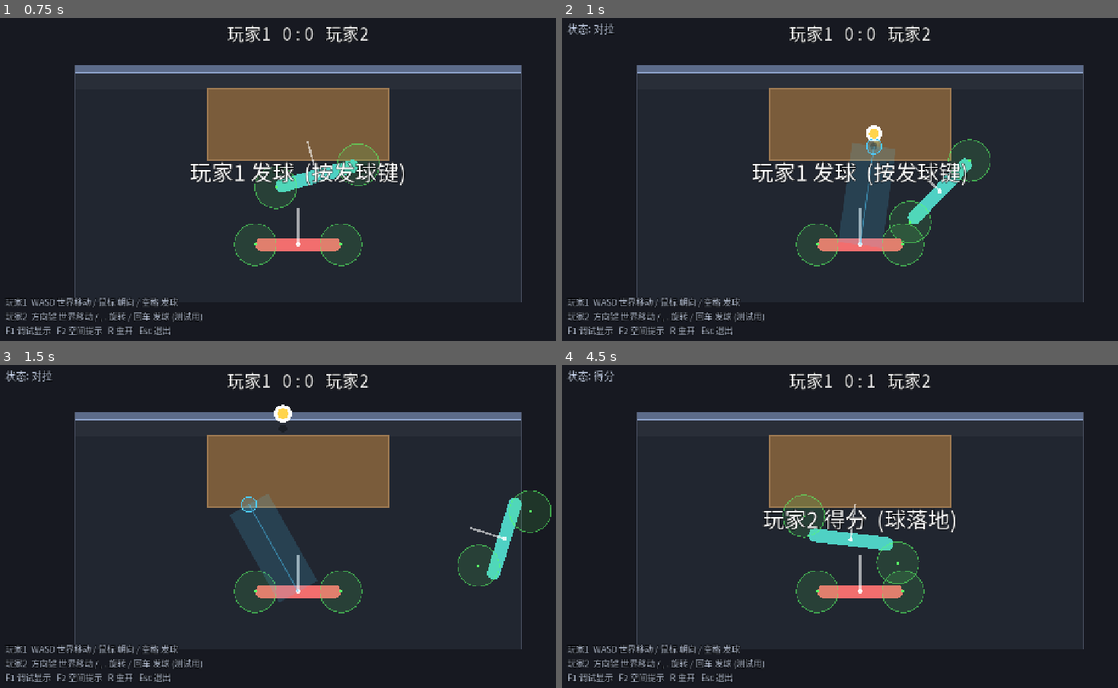
Above: before the commit, frames 1-4 (two rows, left to right).
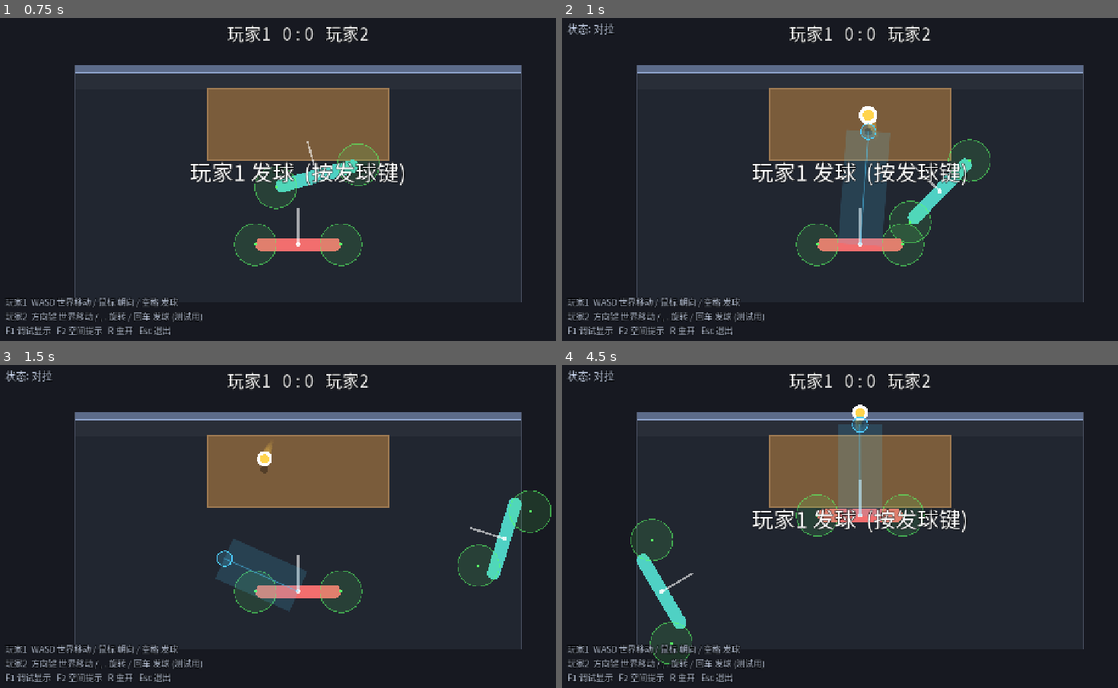
Above: after the commit, the same moments.

Repository: shuperidou/BMA-Arena
Game: Godot game, scene res://scenes/Main.tscn
The game is run twice, just before and just after one commit, with the same random seed, the same clock (stepped at 60 frames per second) and the same inputs.
Inputs (mouse positions are in pixels of both pictures, inside the frame that each line leads up to):
- Up to frame 1 (0.75 s): tap Enter at 0.5, 0.6 s; move the mouse to (433, 166) at 0.52 s; hold D from 0.53 s (still down); click (433, 166) at 0.67 s
- Up to frame 2 (1 s): keep holding D; tap Space at 0.77 s
- Up to frame 3 (1.5 s): release D at 1.25 s; drag from (177, 549) to (266, 597) at 1.27 s
- Up to frame 4 (4.5 s): move the mouse to (923, 455) at 2.02 s; hold D 2.03-2.75 s; tap 1 at 2.1 s; drag from (828, 597) to (678, 478) at 2.77 s; move the mouse to (1040, 581) at 3.52 s; hold A 3.53-4.25 s; tap R at 3.6 s; tap Space at 3.77 s; drag from (678, 478) to (767, 445) at 4.27 s

Frame 1 is identical in both runs. In frame 2, 1.0% of the frame differs, in the area x 49-60%, y 27-72%; in frame 3, 3.1%; in frame 4, 9.5%, in the area x 5-73%, y 1-93%.

Commit message:
rules: second consecutive table bounce (post-wall) => receiver loses (receiver_bounce_limit=1) + test

Diff:
--- a/scripts/autoload/game_config.gd
+++ b/scripts/autoload/game_config.gd
@@ -60,8 +60,8 @@
 #  击球系统 (集中管理，见 scripts/match/hit_system.gd)
 # ============================================================
 ## 力度：由"击球区在世界空间中的实际速度"决定，经过曲线映射到球速区间。
-var hit_speed_min: float = 220.0        ## 轻击球速
-var hit_speed_max: float = 620.0        ## 强击球速
+var hit_speed_min: float = 420.0        ## 轻击球速
+var hit_speed_max: float = 720.0        ## 强击球速
 var hit_speed_curve: float = 1.2        ## 力度响应曲线指数 (>1 需要更快才到强)
 var hit_zone_speed_ref: float = 1500.0  ## 击球区速度归一化基准 (世界单位/秒)
 ## 方向：基础方向=面向桌中心；叠加"击球区位置 + 挥动方向"的偏置。
@@ -103,8 +103,8 @@
 var wall_return_depth_frac: float = 0.8  ## 0=远边, 1=近边。落点=远边+深度*frac [TUNED]
 
 ## 击球赋予的初速度
-var ball_hit_speed: float = 360.0      ## [TUNED]
-var ball_hit_vz: float = 260.0         ## [TUNED]
+var ball_hit_speed: float = 520.0      ## [TUNED]
+var ball_hit_vz: float = 360.0         ## [TUNED]
 var ball_hit_vz_min: float = 150.0
 var ball_hit_vz_max: float = 360.0
 var hit_player_vel_influence: float = 0.5
@@ -117,8 +117,9 @@
 #  比赛 (计分/轮换均为临时方案) [TEMP]
 # ============================================================
 var score_to_win: int = 5
-## 接球方侧允许的桌弹次数；超过即判接球方输。
-var receiver_bounce_limit: int = 2
+## 墙后接球方侧允许的桌弹次数。设计文档: "球在桌上第二次弹起 -> 接球方输"，
+## 所以设为 1：允许第一次落桌，第 2 次连续落桌即判接球方输 (击球方得分)。
+var receiver_bounce_limit: int = 1
 var point_pause: float = 1.6
 var interference_pause: float = 1.8
 var hit_cooldown: float = 0.15
--- a/scripts/tools/hit_test.gd
+++ b/scripts/tools/hit_test.gd
@@ -6,6 +6,7 @@
 var p1: PlayerController
 var ball: Ball
 var failures: int = 0
+var _last_death: int = -1
 
 func _ready() -> void:
 	main_node = preload("res://scenes/Main.tscn").instantiate()
@@ -14,6 +15,7 @@
 	p1 = main_node.players[0]
 	ball = main_node.ball
 	p1.input_scheme = null
+	ball.died.connect(func(r: int) -> void: _last_death = r)
 	_run()
 	print("HIT TEST failures=", failures)
 	get_tree().quit()
@@ -53,15 +55,34 @@
 	ball.global_position = Vector2(0.0, -30.0)
 	zone.velocity = Vector2(1500.0, 0.0)  # 向右挥 -> raw 偏右上, 会飞出远端
 	var o2: Dictionary = HitSystem.compute(p1, zone, ball)
-	_check("T3 raw misses table", not _lands_on_table(ball.global_position, o2.raw_dir, o2.ball_speed, o2.vz),
-		"raw=%s" % str(o2.raw_dir))
+	var raw_miss: bool = not _lands_on_table(ball.global_position, o2.raw_dir, o2.ball_speed, o2.vz)
+	_check("T3 raw misses table", raw_miss, "raw=%s" % str(o2.raw_dir))
 	_check("T3 assist within limit", absf(rad_to_deg(o2.assist_angle)) <= GameConfig.max_assist_angle + 0.01,
 		"assist=%.1f deg" % rad_to_deg(o2.assist_angle))
-	_check("T3 assisted lands on table", _lands_on_table(ball.global_position, o2.assisted_dir, o2.ball_speed, o2.vz),
-		"assisted=%s" % str(o2.assisted_dir))
+	if absf(o2.assist_angle) > 0.001:
+		_check("T3 assisted lands on table",
+			_lands_on_table(ball.global_position, o2.assisted_dir, o2.ball_speed, o2.vz),
+			"assisted=%s" % str(o2.assisted_dir))
 
-	# T4: 原始方向已合法 -> 不辅助
-	ball.global_position = Vector2(0.0, -30.0)
-	zone.velocity = Vector2.ZERO
-	var o3: Dictionary = HitSystem.compute(p1, zone, ball)
-	_check("T4 no assist when already valid", absf(o3.assist_angle) < 0.001, "assist=%.3f" % o3.assist_angle)
+	# T4: 辅助算法本身 (确定性, 不依赖球速参数)
+	var tp := Vector2(0.0, -40.0)
+	var td := 100.0
+	var traw := Vector2(0.9, 0.436).normalized()  # 明显朝下, 会飞过近边
+	_check("T4 raw misses (helper)", not HitSystem._lands_on_table(tp, traw, td), str(traw))
+	var corr: float = HitSystem._find_correction(tp, traw, td, deg_to_rad(GameConfig.max_assist_angle))
+	_check("T4 correction bounded", absf(rad_to_deg(corr)) <= GameConfig.max_assist_angle + 0.01,
+		"corr=%.1f" % rad_to_deg(corr))
+	_check("T4 corrected lands", HitSystem._lands_on_table(tp, traw.rotated(corr), td),
+		str(traw.rotated(corr)))
+
+	# T5: 墙后连续第 2 次落桌 -> DOUBLE_BOUNCE (接球方输)
+	ball.state = GameTypes.BallState.LIVE
+	ball.reset_shot()
+	ball.wall_since_hit = true
+	ball._register_table_bounce()
+	var after_first: bool = ball.state != GameTypes.BallState.DEAD
+	ball._register_table_bounce()
+	_check("T5 1st bounce allowed", after_first, "state=%d" % ball.state)
+	_check("T5 2nd bounce -> DOUBLE_BOUNCE",
+		ball.state == GameTypes.BallState.DEAD and _last_death == GameTypes.DeathReason.DOUBLE_BOUNCE,
+		"state=%d reason=%d" % [ball.state, _last_death])
